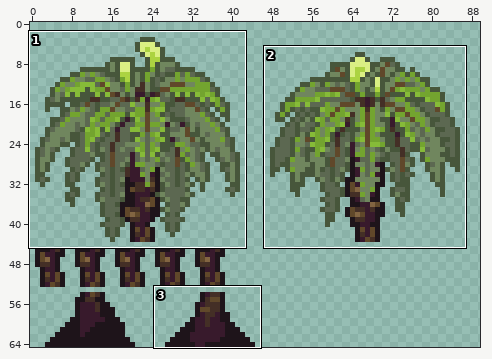
File history of a sprite sheet, Sources/Modules/Yggdrasil/KelpCurtain/Tiles/YggdrasilCyathea.png. The picture above shows the old version from afar; the outline marks the close-up.
Close-up. First the earlier version:
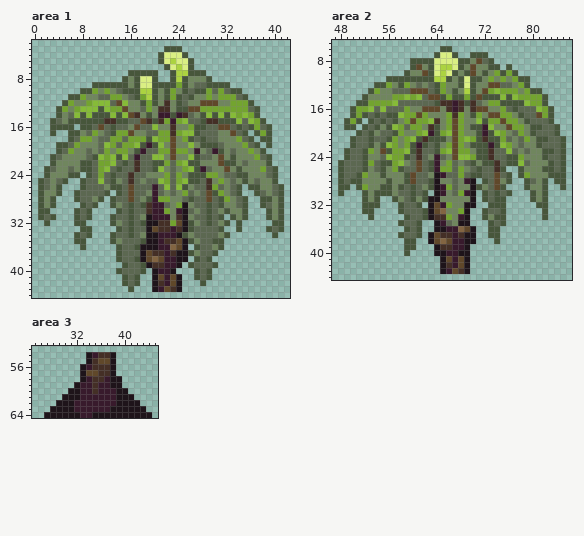
The file is 180x130 pixels, drawn in blocks of 2x2; one block is one cell here. Shown: area 1: x 0..42, y 2..44; area 2: x 47..86, y 5..44; area 3: x 25..45, y 53..64. The commit also changed other parts of the picture, which this record leaves out.
And afterwards:
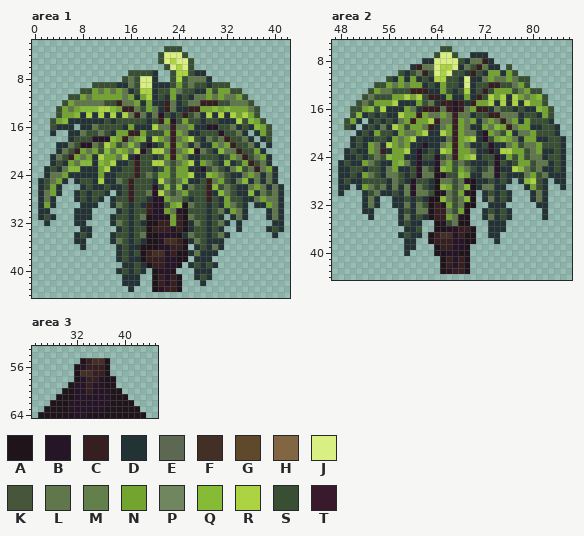
Palette (. is transparent): A #1e141a  B #251526  C #351f20  D #233235  E #5c6851  F #442f26  G #60482a  H #826542  J #daef83  K #47563b  L #60774c  M #637f4b  N #73a42f  P #70865e  Q #86bb38  R #acd341  S #384f34  T #381a2c
Change:
Changed rows in their new state; - is an unchanged pixel.
Area 1:
first column x 1:
 3 ---------------------SSS-----------------
 4 --------------------S---S----------------
 5 --------------------S----S---------------
 6 ---------------------S---S---------------
 7 ---------------SSSSD--S--SDD-------------
 8 --------------SLS--D--S-SLLLD------------
 9 ---------SSSSDDLS--DDDS-SLSSDSSS---------
10 -------SS-L-LNLDS--DSS-LSSDD-S-NSS-------
11 -----SS-LNNN--LND--DSD-DSDLL-L-LLNS------
12 ----S-LLLLLSSCLLND-DDCLDSLLCCCSSLLLS-----
13 ---S-L----RRQ-CCLS-LDCLDDCC--Q-Q---LS----
14 ---SNN-DRDRDRDRLCLDLBSDSCSLDRDRDR-R-S----
15 --SNQDDDDDDSDSSSSSDSC-BSNSSDSSDDDRS--S---
16 --SDDD-DDLSSSSDNDDDRLLCLL-DDBBSSLDSDQNS--
17 --D--DDLSSLSD--CCNSSS-C-LDDSSSBSSLD-D-S--
18 -----DSSSBBBQ-CL-QDR-LCL-RSDLSLCSSLD-DS--
19 ---DDLSBBLSR-SLQLDBDSNCNLDLDDNLNCSSLD-D--
20 ---DLSCNLNSQLQ-LRBSRRLCL-RBLSDQLLCSSND---
21 --DLSCNLNDR-NLRDBSSDSNCNLDDSSSDSNLCSLND--
22 --DSDNLQQDQ-RDDSCSSRRLSLNRDNLSDQDSNCSLD--
23 -DSDLQQDDD-RDDSSCSSDSNSN-DDBSLSDLQSLCLND-
24 -DLLNDDDDD-DDSSSCSLSN-S-NRDDQ-LSDDLNLDLD-
25 DSLND-DSSDRDDLSCSSSDRLSL-DDSCL-SDLQDLDLD-
26 DSND---DSDDSDDSCSSSBS-S-DLSSCQSLSDDLNLDLD
27 DLND--DSDSSD-DSCSSLBRLSL-SSSCDQLSDDQDLSLD
28 DLD---DSDSD-DSSCSSDBB-LLSDSSCSD-SSDDLNLLD
29 DND----DDD--DLSDSDCBBSNQ-LSSDSDNLSD-DDNLD
30 DD----DDD----DSDSSCBB-LB-SSSDSLDNLD---DLD
31 DSD---DDD---DSSDSL-BBBNC-LSSDSD-DLD---DLD
32 -D----DD----DLSDSD--CC-C-DLSDSLD-D-----DD
33 -------DD----DSDSS-CCCBC-DSSDSD--D----DSD
34 ------DSD---DSSDSL--BBB-DLSSDSLD-------D-
35 ------DD----DLSDSD--B--C-DLSDDD----------
36 -------D-----DSDD---BBCC--DSDLD----------
37 -------------DSDS-C--BC--DLDDD-----------
38 -------------DSDD-CCCBB---DDD------------
39 --------------DDSD-CCBB--DSDSD-----------
40 -------------DSDSD--BB----DDD------------
41 --------------DDD---CBC---DSD------------
42 --------------DDD---CBC----D-------------
43 ---------------D----BCC------------------
Area 2:
first column x 48:
 6 -----------------SS-------------------
 7 ----------------S--S--DDD-------------
 8 ------------..DD----SDLLCD------------
 9 ------------DCLL----DLSCLDD-S---------
10 ----------SDSLCS---SSDCSDN-D-S--------
11 --------SDNDNDSD--SSD-DDL-LLNLSS------
12 ------SS-LNLNNDSD-SSD-DSSCCSSL-S------
13 -----S-LLSSSCCCDD-SDS-DSCSN--SL-SS----
14 ----SLSSS--R-RSCCD-DD-DCSRNRDR-L-QS---
15 ---SLS---RDDDNSLDCCBCDCNNRDRDRDR--S---
16 --SS--SRDDD-LDCCCLCBCLNCCDLSSDSDD--S--
17 --SQDSDSDDR--C-LLNLCLLDSSCCLLLDSSD-S--
18 -S-D-DSDSDL-C--RCLLC-LNDL-LCL-DNSSSD--
19 -SD-DSDLDR-S--LCDL-C-LDDNLQNCL-NDDSSD-
20 ---DSDNSSD-LL-RDDRNC-LLDBNLSQDLLNSSSD-
21 --DSDDSSD-L-RDDDDDLC--RDBSNQNLD-NDDSSD
22 --DSDNLDR-L-DDBDDL-C-LDDSBDDLNSLLNSSSD
23 -DSDD-LCD--RDBDSDR-C--LDDBDRRNNSLNDDSD
24 -DDSDSLS---DDBSSBSLCN-RDSSBDNS-SLLDSSD
25 DSDDNLSDD--LDBDDBL-SLSDDDSBSDSNNSLLDSD
26 DDSSDSSDL-DDSBLSBQ-S-LSDSLBDDRQLSLDDSD
27 DDSD-LSDLLSDSBLL-BSSQNDDLLBSDDDLNSLDDD
28 DSDDSSSSDLSDBSSD-LLSLB-DDSDSD-DQRSD-DD
29 DD-D-LSLDLDMBLSD-Q-SLQ-DLLDD---DNSD--D
30 D---DSLDDSDMBLLS-BLS-B--DSDSD---DLD---
31 ----DLD--DDSDSD--QLSLQ--DLDSD---DLD---
32 ----DLD--DDLDLS-CB-SL----DDD-----DD---
33 ----DD----DSDLL-CCLS----DSDSD-----D---
34 -----D----DLDSD-CC-LB---DLDSD-----D---
35 ----------DSDD---BSL-----DDD----------
36 -----------DDS----BBCC---DDD----------
37 ----------DSDD--C--BC----DD-----------
38 -----------DD---CCCBB-----D-----------
39 -----------DD----CCBB-----------------
40 -----------D------BB------------------
41 ------------------CBC-----------------
42 ------------------CBC-----------------
43 ------------------BCC-----------------
Area 3:
first column x 26:
54 --------.....------
55 -------AC-FA.------
56 ------ABCCCA.------
57 ------AFFCCA.------
58 ------ABCCBA-.-----
59 -----ABBCBBA-.-----
60 ----A-BBCBBBA-.----
61 ---A--BBBBBBA--.---
62 --A--BBBBBBBA---.--
63 -A---BBBBBBA-----.-
64 A-----BBA---------.
